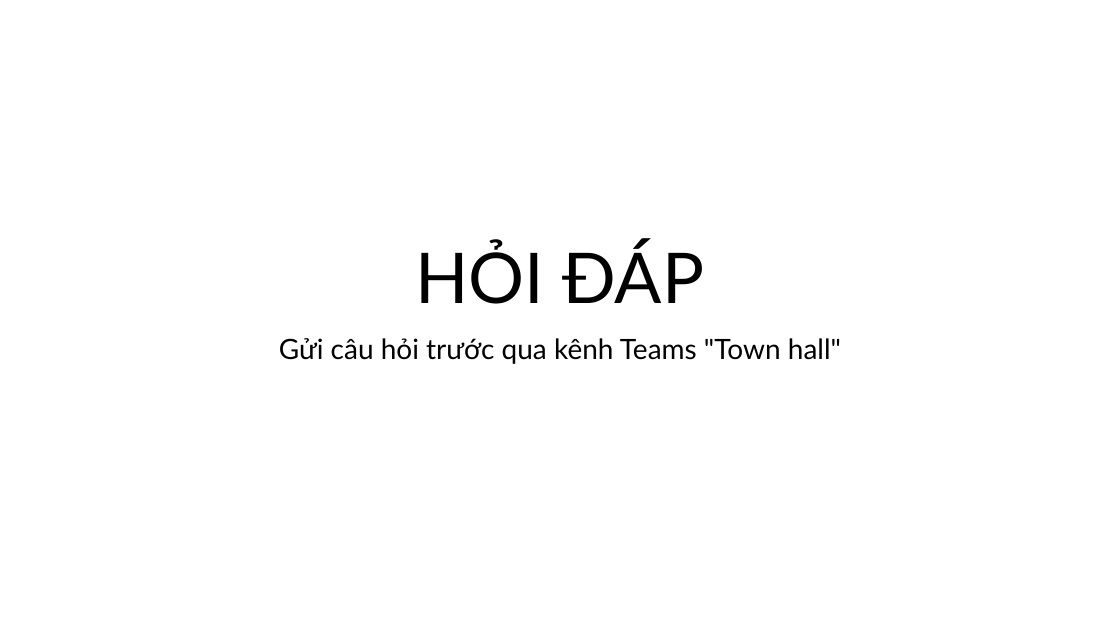
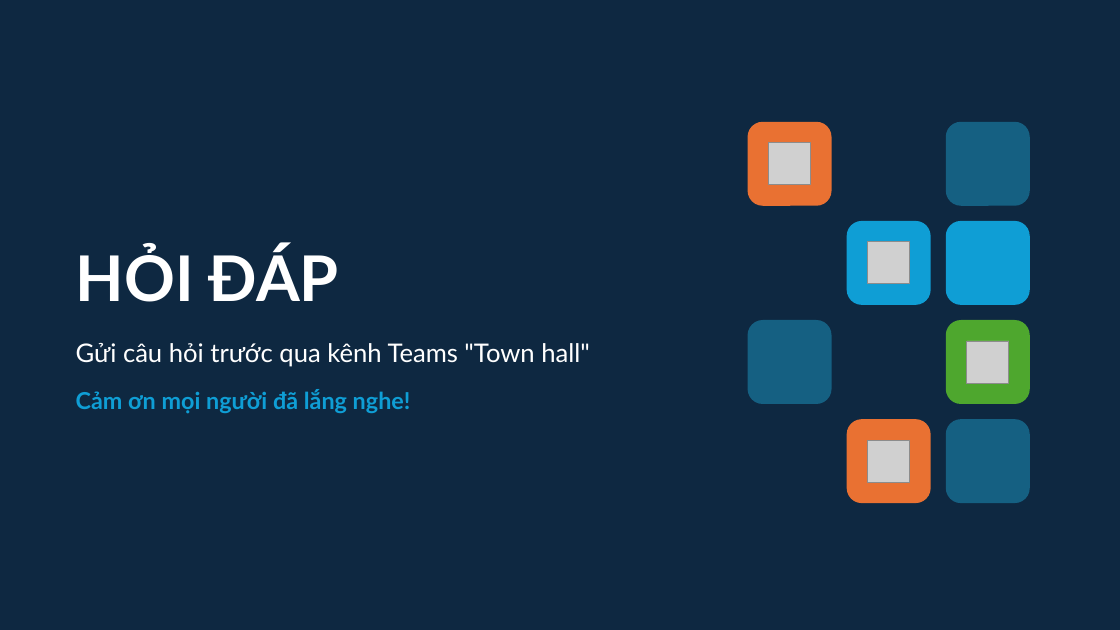
Before and after one commit to HL20003/M365LPB, a slide deck: slide 8 of demo-files/Town hall Q3 2026 (bản nháp).pptx. Drawn at 1120x630 pixels with LibreOffice and Linux fonts; fonts in the diff are those of the drawing; grey boxes stand for pictures. Boxes give left, top, right and bottom in pixels: in the first picture for what was removed or moved away, otherwise in the second. Text is boxed around its words. In the diff, an @@ line names an element or a change of style, - is before the commit and + after.

```diff
--- a/demo-files/Town hall Q3 2026 (bản nháp).pptx
+++ b/demo-files/Town hall Q3 2026 (bản nháp).pptx
@@ background #FFFFFF to #0E2841 @@
@@ rounded rectangle added at (x1=748, y1=122, x2=832, y2=206), fill #E97132 @@
@@ picture added at (x1=769, y1=143, x2=811, y2=185) @@
@@ rounded rectangle added at (x1=946, y1=122, x2=1030, y2=206), fill #156082 @@
@@ title "HỎI ĐÁP" moved from (x1=416, y1=242, x2=705, y2=304) to (x1=76, y1=246, x2=339, y2=302) @@
@@ title "HỎI ĐÁP" at (x1=76, y1=246, x2=339, y2=302): size 60 to 54 pt, text colour #000000 to #FFFFFF, bold on; alignment centre to left @@
@@ rounded rectangle added at (x1=847, y1=221, x2=931, y2=305), fill #0F9ED5 @@
@@ rounded rectangle added at (x1=946, y1=221, x2=1030, y2=305), fill #0F9ED5 @@
@@ picture added at (x1=868, y1=242, x2=910, y2=284) @@
@@ rounded rectangle added at (x1=748, y1=320, x2=832, y2=404), fill #156082 @@
@@ rounded rectangle added at (x1=946, y1=320, x2=1030, y2=404), fill #4EA72E @@
@@ subtitle at (x1=76, y1=343, x2=590, y2=367): size 24 to 22 pt, text colour #000000 to #FFFFFF in "Gửi câu hỏi trước qua kênh Teams ..."; alignment centre to left @@
@@ subtitle "Gửi câu hỏi trước qua ..." moved from (x1=279, y1=338, x2=841, y2=364) to (x1=76, y1=343, x2=590, y2=414) @@
@@ picture added at (x1=967, y1=341, x2=1009, y2=383) @@
@@ subtitle at (x1=76, y1=389, x2=411, y2=414): paragraph added @@
+Cảm ơn mọi người đã lắng nghe!
@@ rounded rectangle added at (x1=847, y1=419, x2=931, y2=503), fill #E97132 @@
@@ rounded rectangle added at (x1=946, y1=419, x2=1030, y2=503), fill #156082 @@
@@ picture added at (x1=868, y1=440, x2=910, y2=482) @@
```
Also in this commit, not shown: 7 other slides changed, 4 other files.
